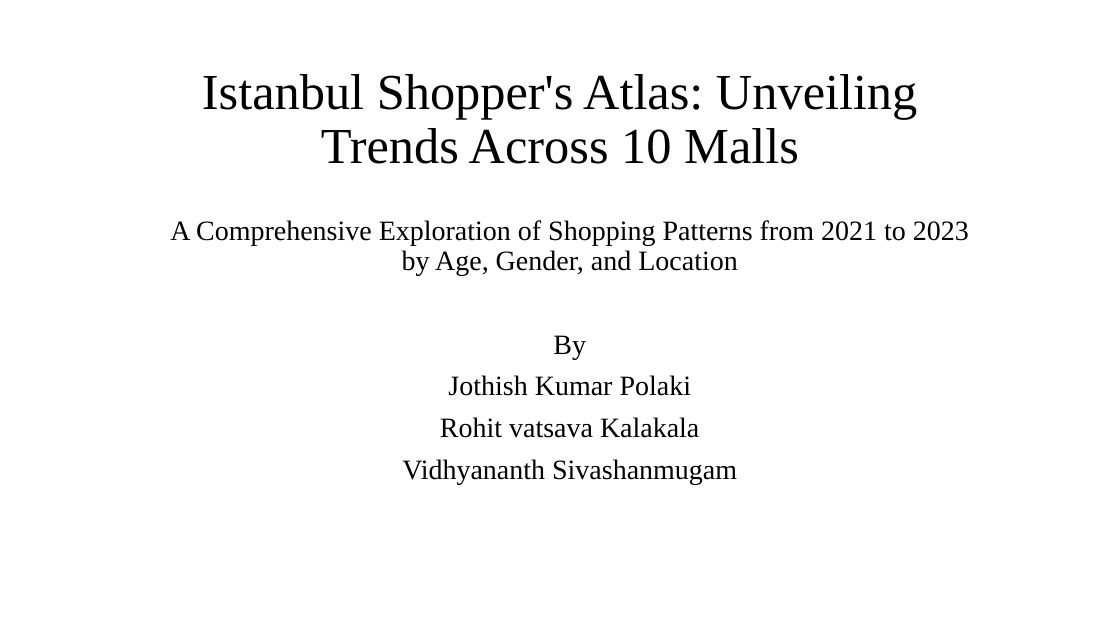
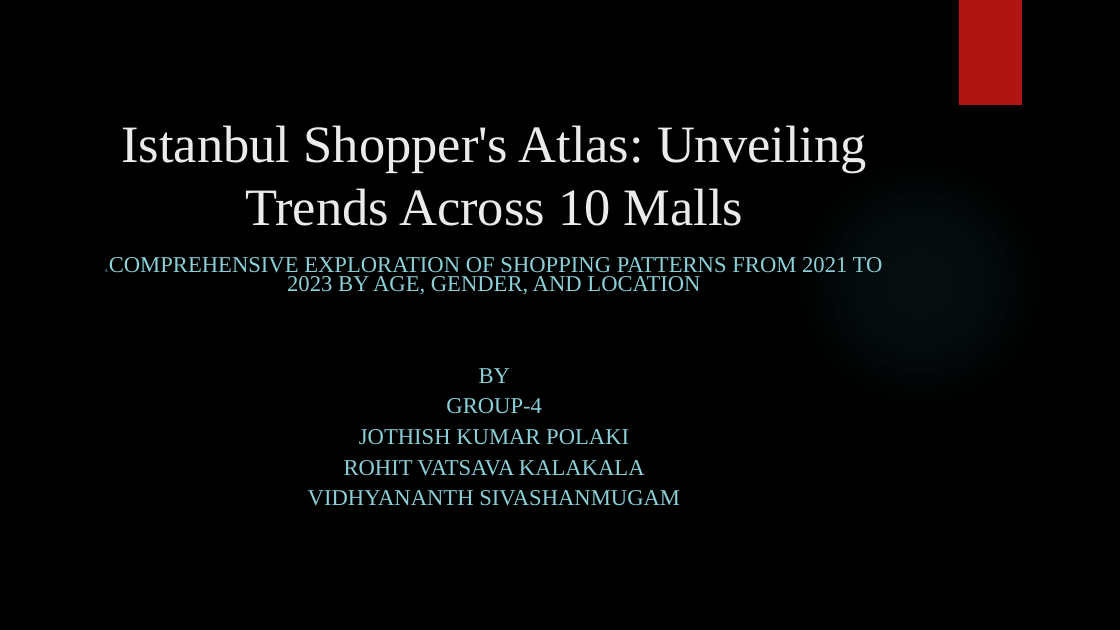
Before and after one commit to Jothish21/Data-Mining-Project-Group4, a slide deck: slide 1 of Group4-Presentation.pptx. Drawn at 1120x630 pixels with LibreOffice and Linux fonts; fonts in the diff are those of the drawing; background and template pictures are left out. Boxes give left, top, right and bottom in pixels: in the first picture for what was removed or moved away, otherwise in the second. Text is boxed around its words. In the diff, an @@ line names an element or a change of style, - is before the commit and + after.

```diff
--- a/Group4-Presentation.pptx
+++ b/Group4-Presentation.pptx
@@ background #FFFFFF to picture (left out) @@
@@ rectangle added at (x1=959, y1=0, x2=1022, y2=105), fill #B01513 @@
@@ title "Istanbul Shopper's Atlas: Unveiling Trends ..." moved from (x1=202, y1=74, x2=917, y2=164) to (x1=121, y1=125, x2=867, y2=226) @@
@@ title "Istanbul Shopper's Atlas: Unveiling Trends ..." at (x1=121, y1=125, x2=867, y2=226): size 43.2 to 45 pt, text colour #000000 to #EBEBEB; line spacing 0.9 to 1 @@
@@ ellipse added at (x1=791, y1=154, x2=1049, y2=413), fill gradient #50B9C1 @@
@@ subtitle at (x1=105, y1=257, x2=883, y2=506): text changed; size 24 to 19.4 pt; text colour #000000 to #8AD0D6 @@
-A Comprehensive Exploration of Shopping Patterns from 2021 to 2023 by Age, Gender, and Location
-By
-Jothish Kumar Polaki
-Rohit vatsava Kalakala
-Vidhyananth Sivashanmugam
+A COMPREHENSIVE EXPLORATION OF SHOPPING PATTERNS FROM 2021 TO 2023 BY AGE, GENDER, AND LOCATION
+BY
+GROUP-4
+JOTHISH KUMAR POLAKI
+ROHIT VATSAVA KALAKALA
+VIDHYANANTH SIVASHANMUGAM
```
Also in this commit, not shown: 13 other slides changed, 2 slides added, 1 slide removed, 1 other file.
